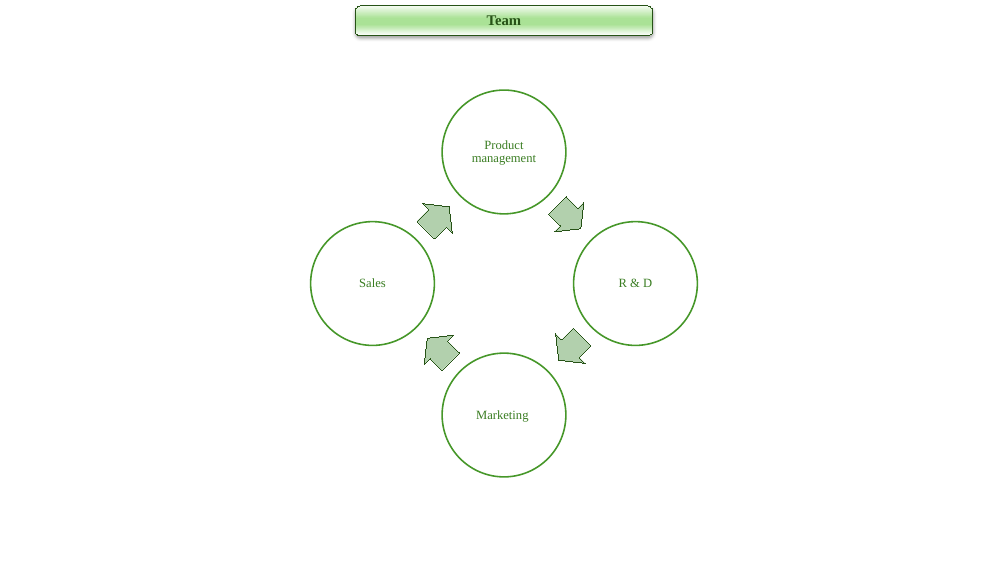
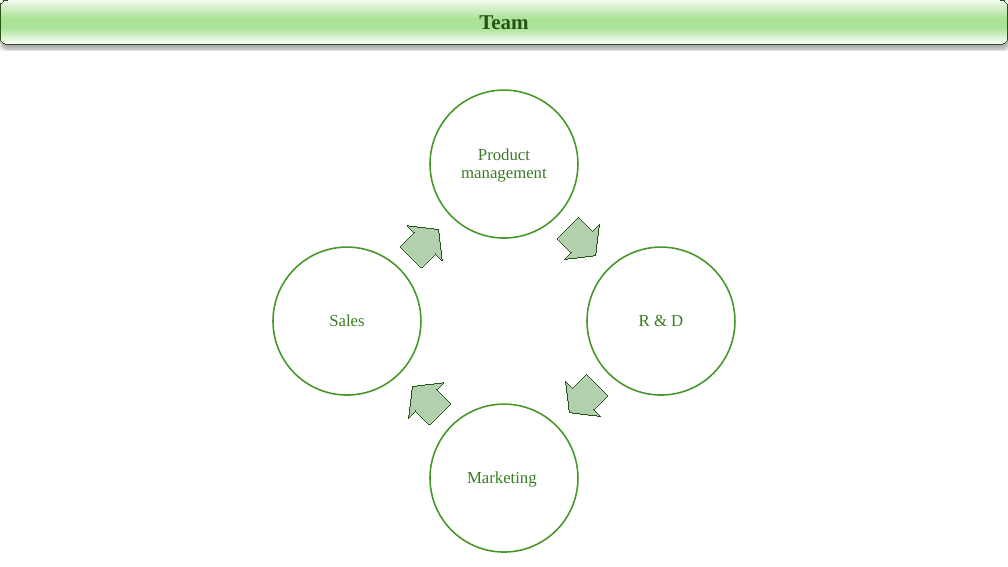
Before and after one commit to rktumuluri63/VC_RK_Investment, a slide deck: slide 12 of Agenda/Girish_Rishi_VisCommerce.pptx (slide 11 before the commit). Drawn at 1008x567 pixels with LibreOffice and Linux fonts; fonts in the diff are those of the drawing. Boxes give left, top, right and bottom in pixels: in the first picture for what was removed or moved away, otherwise in the second. Text is boxed around its words. In the diff, an @@ line names an element or a change of style, - is before the commit and + after.

```diff
--- a/Agenda/Girish_Rishi_VisCommerce.pptx
+++ b/Agenda/Girish_Rishi_VisCommerce.pptx
@@ rounded rectangle "Team": place and size @@
-rounded rectangle "Team" at box(355, 6, 653, 36)
+rounded rectangle "Team" at box(0, 0, 1008, 45)
@@ rounded rectangle "Team" at box(0, 0, 1008, 45): size 14 to 20 pt @@
@@ ellipse: place and size @@
-ellipse at box(442, 90, 566, 214)
+ellipse at box(430, 90, 578, 238)
@@ text "Product management": place and size @@
-text "Product management" at box(472, 140, 536, 165)
+text "Product management" at box(461, 148, 547, 182)
@@ right arrow: place and size @@
-right arrow at box(411, 192, 464, 245)
+right arrow at box(393, 212, 457, 275)
@@ right arrow: place and size @@
-right arrow at box(543, 191, 596, 244)
+right arrow at box(551, 210, 614, 274)
@@ ellipse: place and size @@
-ellipse at box(311, 222, 435, 346)
+ellipse at box(273, 247, 421, 395)
@@ text "Sales": place and size @@
-text "Sales" at box(359, 278, 386, 287)
+text "Sales" at box(329, 314, 364, 326)
@@ ellipse: place and size @@
-ellipse at box(574, 222, 698, 346)
+ellipse at box(587, 247, 735, 395)
@@ text "R & D": place and size @@
-text "R & D" at box(619, 278, 652, 287)
+text "R & D" at box(639, 315, 683, 326)
@@ right arrow: place and size @@
-right arrow at box(413, 323, 466, 376)
+right arrow at box(395, 369, 458, 432)
@@ right arrow: place and size @@
-right arrow at box(544, 322, 597, 375)
+right arrow at box(552, 367, 615, 430)
@@ ellipse: place and size @@
-ellipse at box(442, 353, 566, 477)
+ellipse at box(430, 405, 578, 553)
@@ size 12 to 16 pt; more space between paragraphs in 4 elements at box(461, 148, 547, 182), box(639, 315, 683, 326), box(329, 314, 364, 326), box(467, 471, 537, 487) @@
@@ text "Marketing": place and size @@
-text "Marketing" at box(476, 410, 528, 422)
+text "Marketing" at box(467, 471, 537, 487)
```
Also in this commit, not shown: 7 other slides changed, 6 slides added, 5 slides removed.
